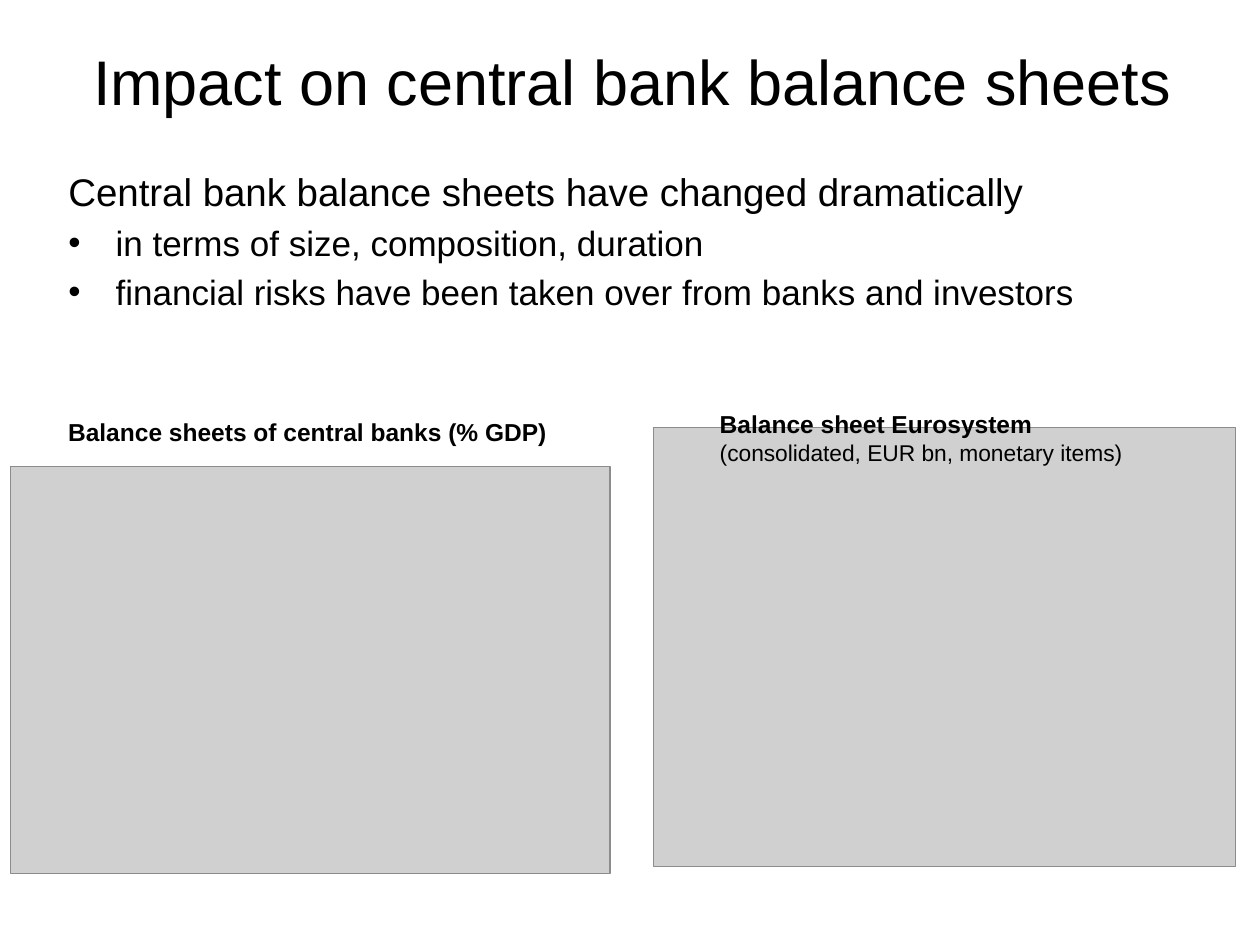
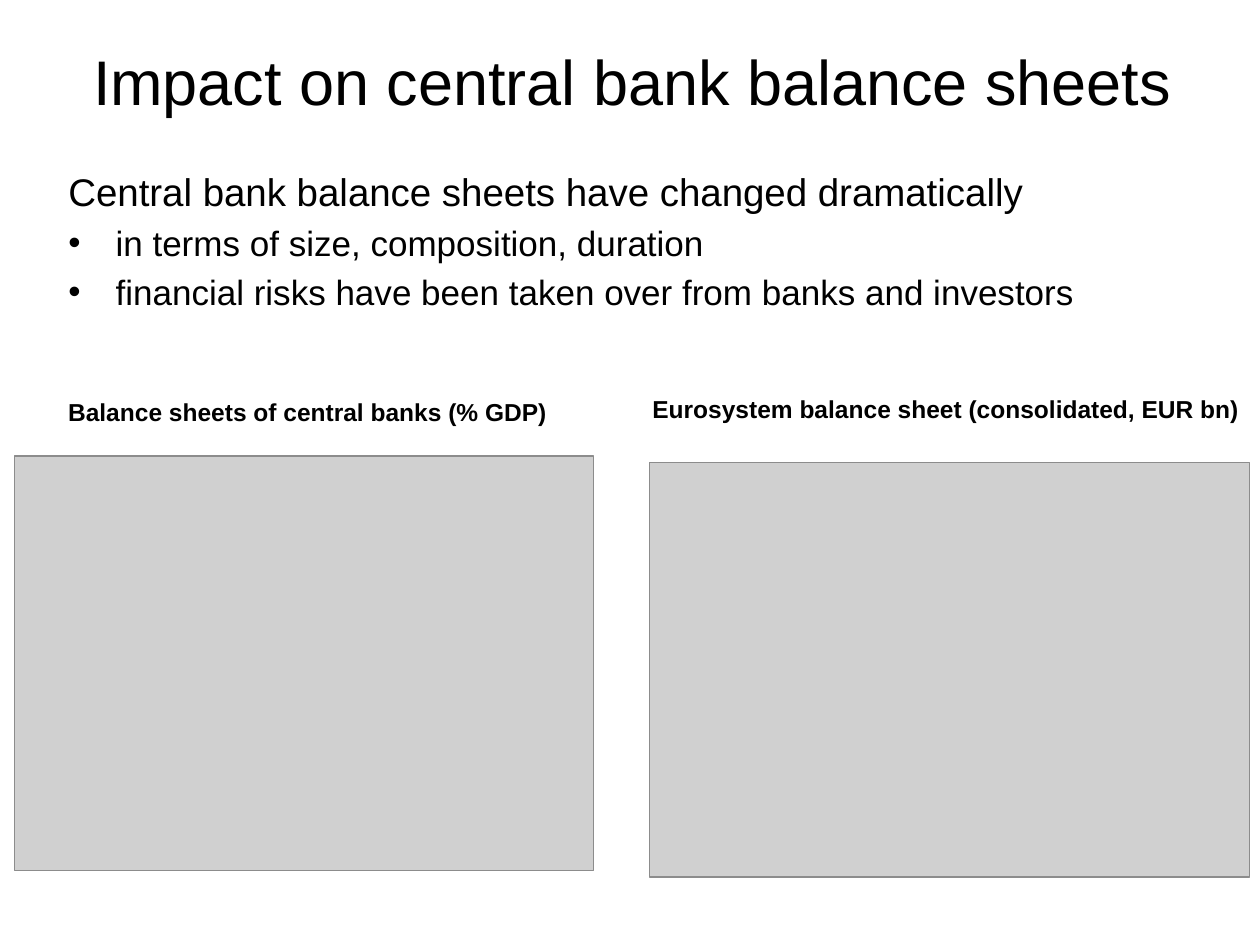
Before and after one commit to vandenEnd/VU, a slide deck: slide 18 of MIF_lecture_12_2027 V.pptx. Drawn at 1260x945 pixels with LibreOffice and Linux fonts; fonts in the diff are those of the drawing; grey boxes stand for pictures. Boxes give left, top, right and bottom in pixels: in the first picture for what was removed or moved away, otherwise in the second. Text is boxed around its words. In the diff, an @@ line names an element or a change of style, - is before the commit and + after.

```diff
--- a/MIF_lecture_12_2027 V.pptx
+++ b/MIF_lecture_12_2027 V.pptx
@@ text "Balance sheets of central banks ...": place and size @@
-text "Balance sheets of central banks ..." at [68, 423, 546, 446]
+text "Balance sheets of central banks ..." at [68, 403, 546, 426]
@@ text at [652, 400, 1238, 423]: text changed; size 13 to 14 pt; bold on @@
-Balance sheet Eurosystem
-(consolidated, EUR bn, monetary items)
+Eurosystem balance sheet (consolidated, EUR bn)
@@ picture: place and size @@
-picture at [10, 466, 610, 873]
+picture at [15, 456, 595, 871]
@@ picture: place and size @@
-picture at [654, 427, 1236, 867]
+picture at [650, 462, 1250, 877]
```
Also in this commit, not shown: 8 other slides changed, 6 other files.
